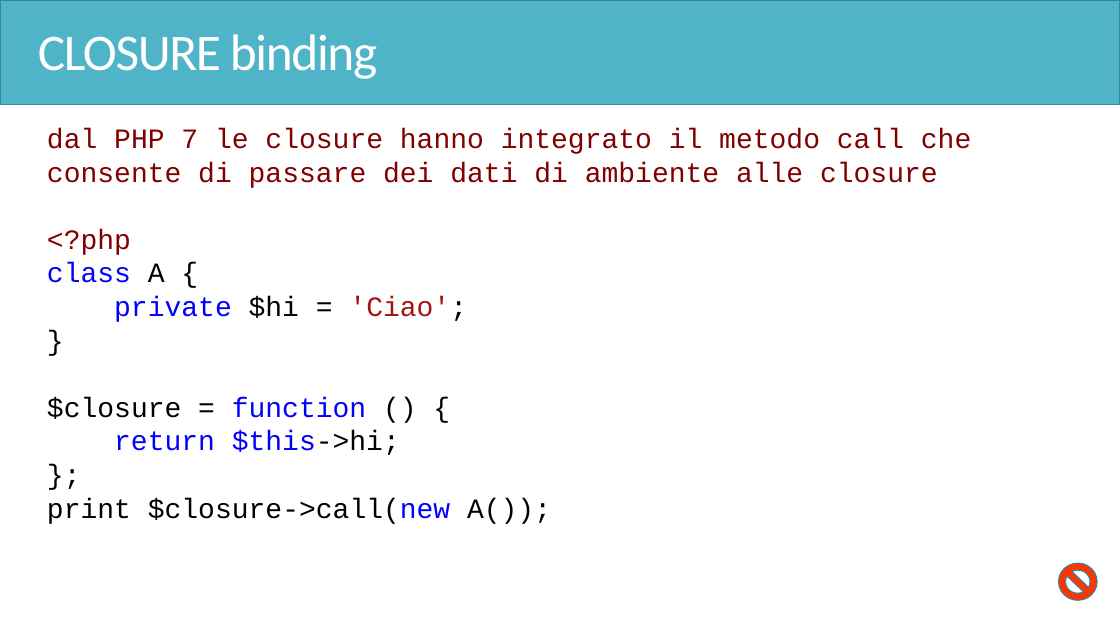
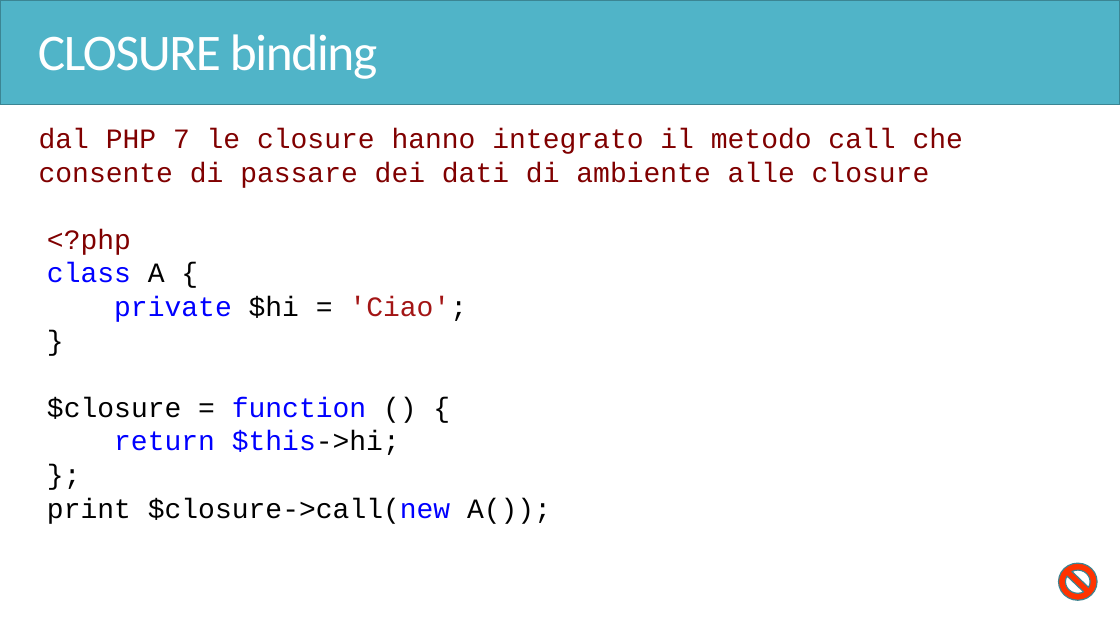
Before and after one commit to ingEnricoGiorgi/corso-magento-php, a slide deck: slide 143 of PHP.pptx. Drawn at 1120x630 pixels with LibreOffice and Linux fonts; fonts in the diff are those of the drawing. Boxes give left, top, right and bottom in pixels: in the first picture for what was removed or moved away, otherwise in the second. Text is boxed around its words. In the diff, an @@ line names an element or a change of style, - is before the commit and + after.

```diff
--- a/PHP.pptx
+++ b/PHP.pptx
@@ text at (x1=39, y1=128, x2=963, y2=188): bullet   to none @@
```
Also in this commit, not shown: 24 other slides changed, 2 other files.
